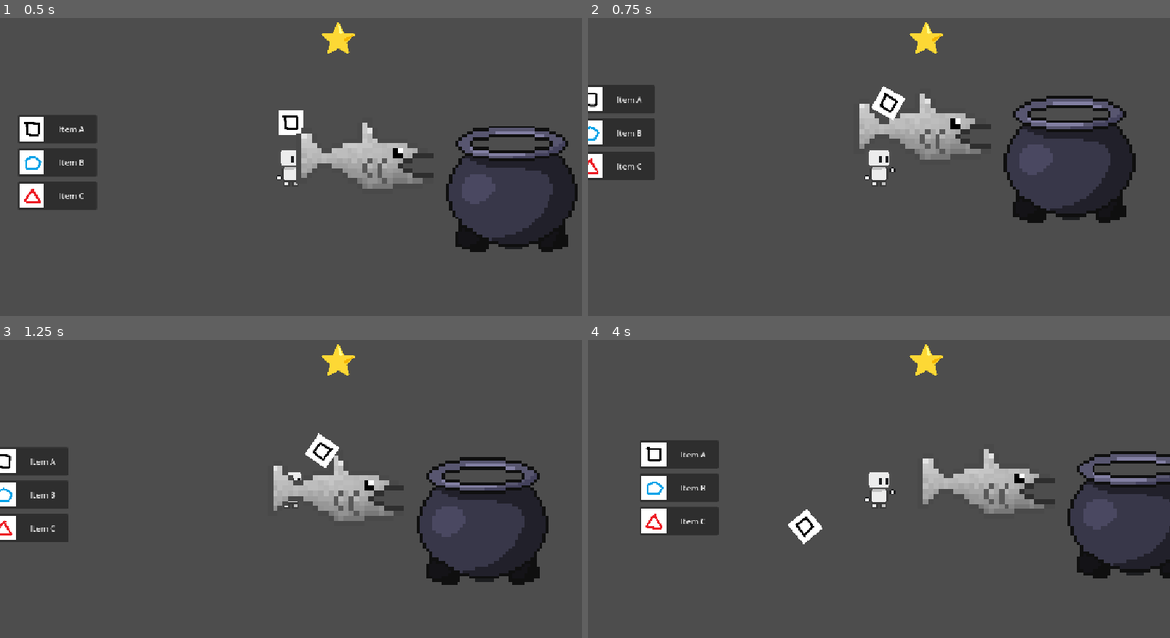
Above: before the commit, frames 1-4 (two rows, left to right).
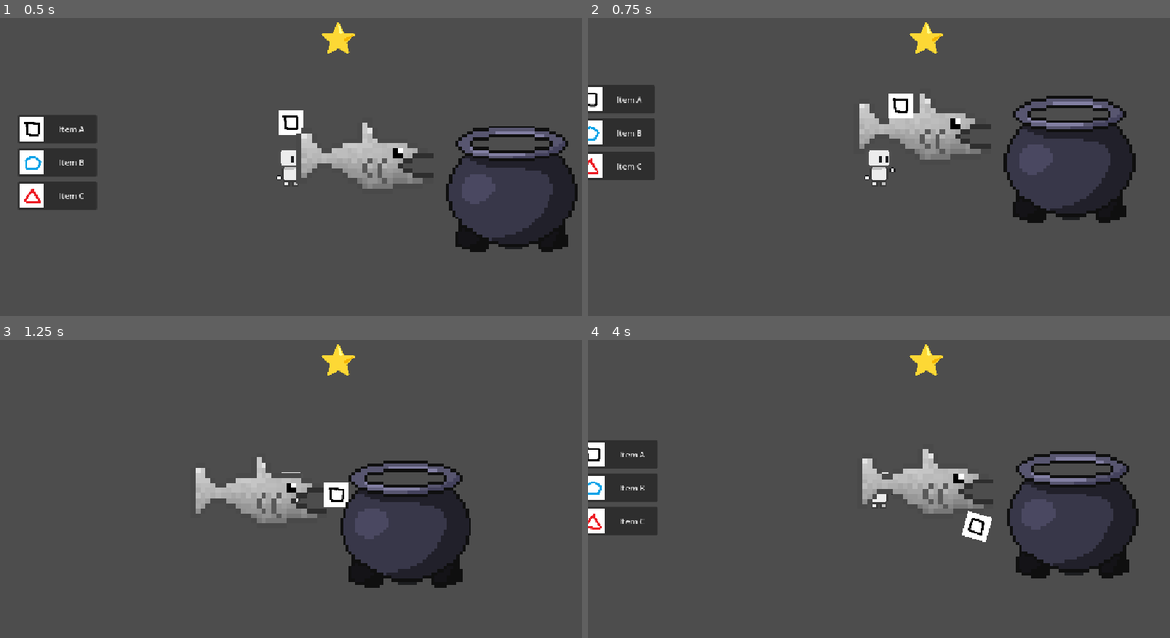
Above: after the commit, the same moments.

Repository: AntAntL/Jame-Gam-Oct2026_RAH
Game: Godot game, scene res://world.tscn
Same seed, same stepped clock (60 frames per second), same inputs: the game is played once before the commit and once after it. The engine's default icon, where the game draws it, is replaced by a stand-in: a white triangle on a blue panel in a dark square.
Inputs (mouse positions are in pixels of both pictures, inside the frame that each line leads up to):
- Up to frame 1 (0.5 s): no input
- Up to frame 2 (0.75 s): tap Enter (ui_accept) at 0.5 s; move the mouse to (1007, 149) at 0.52 s; hold Right (ui_right) from 0.53 s (still down); tap F (throw) at 0.6 s; click (1007, 149) at 0.67 s
- Up to frame 3 (1.25 s): keep holding Right (ui_right); tap Enter (ui_accept) at 0.77, 1.07 s
- Up to frame 4 (4 s): release Right (ui_right) at 1.25 s; drag from (762, 503) to (1071, 509) at 1.27 s; move the mouse to (937, 414) at 2.02 s; hold Right (ui_right) 2.03-2.75 s; tap F (throw) at 2.1, 3.6 s; drag from (849, 551) to (919, 456) at 2.77 s; move the mouse to (1053, 533) at 3.52 s; hold Left (ui_left) from 3.53 s (still down); tap Enter (ui_accept) at 3.77 s

Frame 1 is identical in both runs. In frame 2, 0.4% of the frame differs, in the area x 48-56%, y 22-35%; in frame 3, 14%; in frame 4, 15%, in the area x 0-100%, y 33-80%.

Commit message:
remove fish hitbox

Diff:
--- a/witch.tscn
+++ b/witch.tscn
@@ -2,18 +2,12 @@
 
 [ext_resource type="Script" uid="uid://dgf7abhetk2k8" path="res://witch.gd" id="1_08n5d"]
 [ext_resource type="Texture2D" uid="uid://cvwujvs1c7knm" path="res://Objects/Sprites/Player/Justafish.png" id="1_lf1iu"]
-
-[sub_resource type="CircleShape2D" id="CircleShape2D_r300x"]
-radius = 63.03174
 
 [node name="Witch" type="CharacterBody2D" unique_id=2099214223]
 script = ExtResource("1_08n5d")
 
 [node name="Sprite2D" type="Sprite2D" parent="." unique_id=1264992220]
 texture = ExtResource("1_lf1iu")
-
-[node name="CollisionShape2D" type="CollisionShape2D" parent="." unique_id=1816925719]
-shape = SubResource("CircleShape2D_r300x")
 
 [node name="Timer" type="Timer" parent="." unique_id=1514402148]
 wait_time = 5.0
